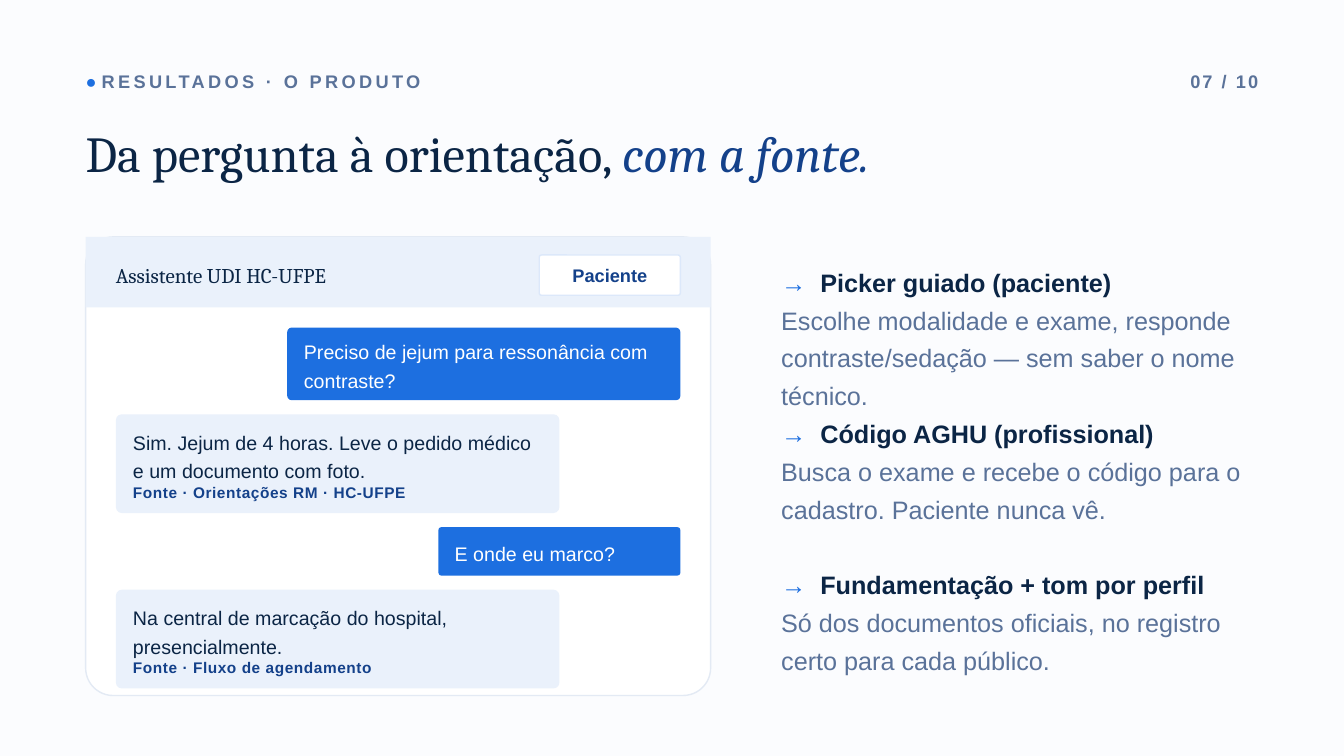
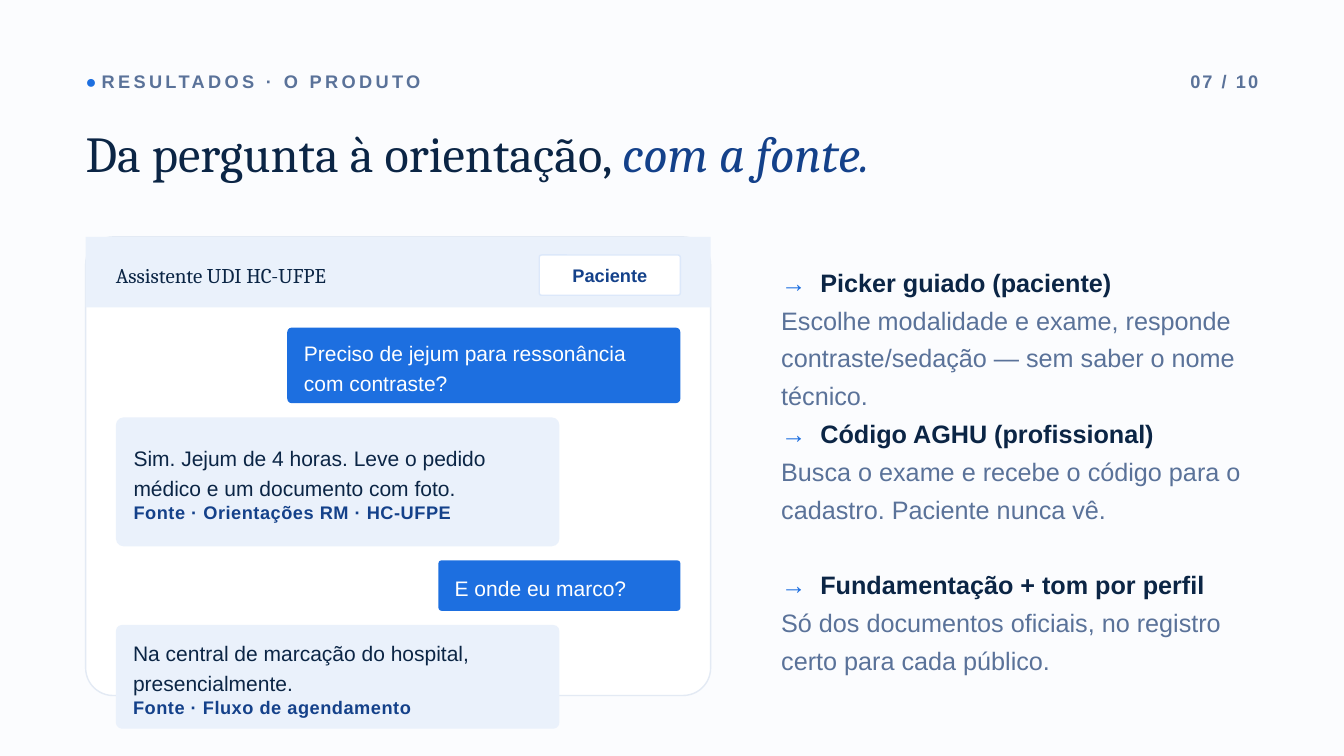
Before and after one commit to ata1de/hc-ufpe-exam-assistant, a slide deck: slide 8 of docs/Apresentacao_HC-UFPE.pptx. Drawn at 1344x756 pixels with LibreOffice and Linux fonts; fonts in the diff are those of the drawing. Boxes give left, top, right and bottom in pixels: in the first picture for what was removed or moved away, otherwise in the second. Text is boxed around its words. In the diff, an @@ line names an element or a change of style, - is before the commit and + after.

```diff
--- a/docs/Apresentacao_HC-UFPE.pptx
+++ b/docs/Apresentacao_HC-UFPE.pptx
@@ rounded rectangle "Preciso de jejum para ressonância ..." at box(287, 328, 681, 403): size 14 to 15 pt @@
@@ rounded rectangle "Sim. Jejum de 4 horas. ...": place and size @@
-rounded rectangle "Sim. Jejum de 4 horas. ..." at box(116, 414, 560, 513)
+rounded rectangle "Sim. Jejum de 4 horas. ..." at box(116, 417, 560, 546)
@@ rounded rectangle "Sim. Jejum de 4 horas. ..." at box(116, 417, 560, 546): size 14 to 15 pt in "Sim. Jejum de 4 horas. Leve o ..."; size 11 to 13 pt in "Fonte · Orientações RM · HC-UFPE" @@
@@ rounded rectangle "E onde eu marco?" at box(439, 561, 681, 611): size 14 to 15 pt @@
@@ rounded rectangle "E onde eu marco?": place and size @@
-rounded rectangle "E onde eu marco?" at box(439, 527, 681, 576)
+rounded rectangle "E onde eu marco?" at box(439, 561, 681, 611)
@@ rounded rectangle "Na central de marcação do ...": place and size @@
-rounded rectangle "Na central de marcação do ..." at box(116, 590, 560, 689)
+rounded rectangle "Na central de marcação do ..." at box(116, 625, 560, 729)
@@ rounded rectangle "Na central de marcação do ..." at box(116, 625, 560, 729): size 14 to 15 pt in "Na central de marcação do hospital, presencialmente."; size 11 to 13 pt in "Fonte · Fluxo de agendamento" @@
```
Also in this commit, not shown: 2 other slides changed.
